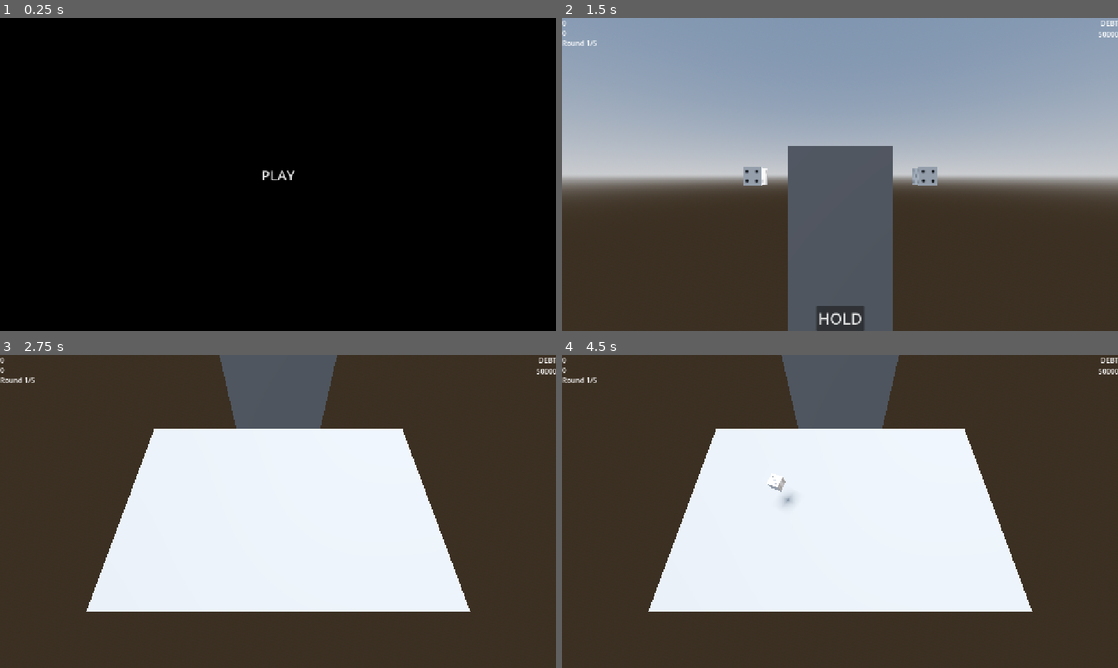
Above: before the commit, frames 1-4 (two rows, left to right).
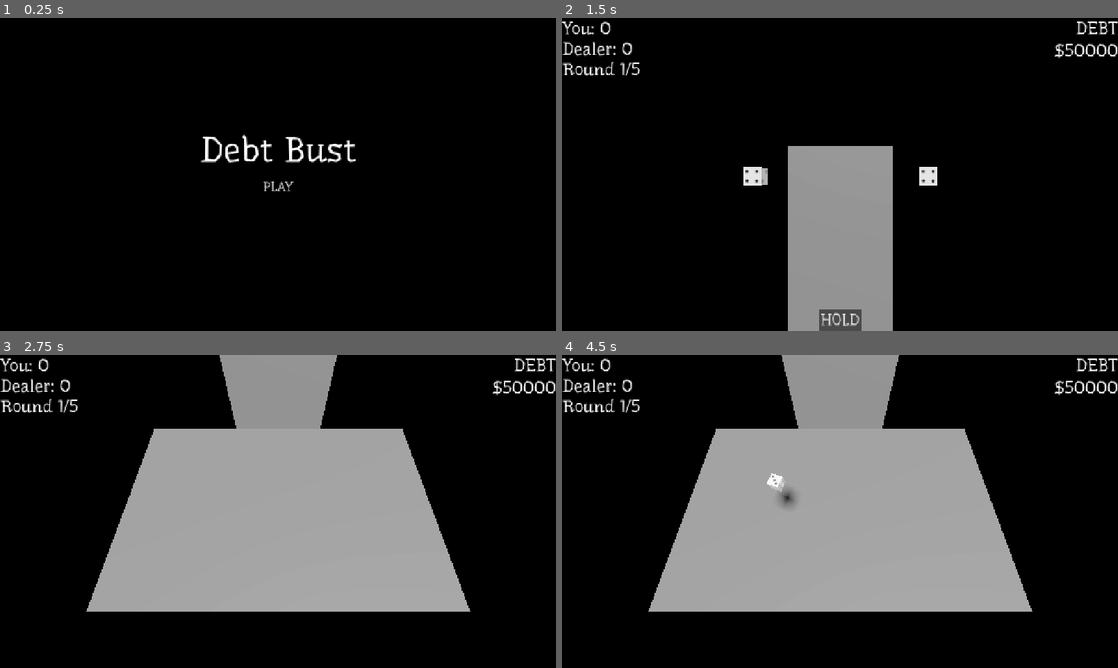
Above: after the commit, the same moments.

Repository: JAMES-535/ludum-dare-57
Game: Godot game, scene res://scenes/title.tscn
Same seed, same stepped clock (60 frames per second), same inputs: the game is played once before the commit and once after it.
Inputs (mouse positions are in pixels of both pictures, inside the frame that each line leads up to):
- Up to frame 1 (0.25 s): no input
- Up to frame 2 (1.5 s): click "PLAY" at 0.5 s; click "SKIP" at 1.25 s
- Up to frame 3 (2.75 s): click "HOLD" at 2 s
- Up to frame 4 (4.5 s): tap Enter at 2.75, 4.25 s; move the mouse to (962, 495) at 2.77 s; hold D (right) 2.78-3.5 s; click (962, 495) at 2.85 s; tap Space (jump) at 3.02, 3.5 s; drag from (728, 527) to (812, 574) at 3.52 s; move the mouse to (895, 442) at 4.27 s; hold D (right) from 4.28 s (still down); tap O at 4.35 s

The runs differ from the first frame. In frame 1, 1.0% of the frame differs, in the area x 36-64%, y 37-56%; in frame 2, 100%, in the area x 0-100%, y 0-100%; in frame 3, 100%; in frame 4, 100%.

Commit message:
Visual and debt change

Diff:
--- /dev/null
+++ b/fonts/main_theme.tres
@@ -0,0 +1,7 @@
+[gd_resource type="Theme" load_steps=2 format=3 uid="uid://brsy2y5wrysqn"]
+
+[ext_resource type="FontFile" uid="uid://c1roruqqi1dl" path="res://fonts/Underdog-Regular.ttf" id="1_7fxfc"]
+
+[resource]
+default_font = ExtResource("1_7fxfc")
+default_font_size = 40
--- a/scenes/table.tscn
+++ b/scenes/table.tscn
@@ -6,9 +6,13 @@
 [ext_resource type="Script" uid="uid://dptr4ogfvyij" path="res://scripts/hand.gd" id="3_olh0b"]
 [ext_resource type="Resource" uid="uid://bb1rcgacxdxqj" path="res://dice/6-sided-basic-die.tres" id="3_ov7a8"]
 [ext_resource type="Script" uid="uid://dbm2hfsrxjyue" path="res://scripts/table.gd" id="4_2f5gb"]
+[ext_resource type="Theme" uid="uid://brsy2y5wrysqn" path="res://fonts/main_theme.tres" id="4_g0e7t"]
 [ext_resource type="Script" uid="uid://m0yd56lxy03t" path="res://scripts/points_per_round_label.gd" id="4_ov7a8"]
 [ext_resource type="Script" uid="uid://468bq4ify1fu" path="res://scripts/hold_button.gd" id="5_e1moh"]
 [ext_resource type="Script" uid="uid://6exeaqc15t8x" path="res://scripts/dealer.gd" id="7_docs3"]
+[ext_resource type="FontFile" uid="uid://c1roruqqi1dl" path="res://fonts/Underdog-Regular.ttf" id="11_vm5w8"]
+[ext_resource type="AudioStream" uid="uid://4sx72osrkshv" path="res://sounds/talk_sounds.wav" id="12_vm5w8"]
+[ext_resource type="AudioStream" uid="uid://tpgvolivbckt" path="res://sounds/grab.wav" id="13_5qpul"]
 
 [sub_resource type="ProceduralSkyMaterial" id="ProceduralSkyMaterial_x8522"]
 sky_horizon_color = Color(0.662243, 0.671743, 0.686743, 1)
@@ -18,7 +22,7 @@
 sky_material = SubResource("ProceduralSkyMaterial_x8522")
 
 [sub_resource type="Environment" id="Environment_u03e6"]
-background_mode = 2
+background_mode = 1
 sky = SubResource("Sky_olh0b")
 tonemap_mode = 2
 glow_enabled = true
@@ -59,7 +63,7 @@
 die_list = Array[ExtResource("2_2f5gb")]([ExtResource("3_ov7a8")])
 
 [node name="DirectionalLight3D" type="DirectionalLight3D" parent="."]
-transform = Transform3D(-0.866023, -0.433016, 0.250001, 0, 0.499998, 0.866027, -0.500003, 0.749999, -0.43301, 0, 0, 0)
+transform = Transform3D(-0.866024, -0.433016, 0.250001, 0.452238, -0.465083, 0.761037, -0.21327, 0.772136, 0.598601, 0, 0, 0)
 shadow_enabled = true
 
 [node name="WorldEnvironment" type="WorldEnvironment" parent="."]
@@ -74,6 +78,7 @@
 offset_left = -164.0
 offset_bottom = 68.0
 grow_horizontal = 0
+theme = ExtResource("4_g0e7t")
 text = "DEBT:
 $100,000"
 horizontal_alignment = 2
@@ -81,22 +86,25 @@
 [node name="PointsPerRound" type="Label" parent="UI"]
 offset_right = 40.0
 offset_bottom = 23.0
+theme = ExtResource("4_g0e7t")
 theme_override_colors/font_color = Color(1, 1, 1, 1)
 text = "0"
 script = ExtResource("4_ov7a8")
 
 [node name="OpPointsPerRound" type="Label" parent="UI"]
-offset_top = 23.0
+offset_top = 47.0
 offset_right = 40.0
-offset_bottom = 46.0
+offset_bottom = 94.0
+theme = ExtResource("4_g0e7t")
 theme_override_colors/font_color = Color(1, 1, 1, 1)
 text = "0"
 script = ExtResource("4_ov7a8")
 
 [node name="Round" type="Label" parent="UI"]
-offset_top = 46.0
-offset_right = 79.0
-offset_bottom = 69.0
+offset_top = 94.0
+offset_right = 193.0
+offset_bottom = 141.0
+theme = ExtResource("4_g0e7t")
 theme_override_colors/font_color = Color(1, 1, 1, 1)
 text = "Round 0/5"
 
@@ -120,6 +128,7 @@
 offset_right = 27.0
 grow_horizontal = 2
 grow_vertical = 0
+theme = ExtResource("4_g0e7t")
 theme_override_font_sizes/font_size = 36
 text = "HOLD"
 script = ExtResource("5_e1moh")
@@ -223,11 +232,12 @@
 transform = Transform3D(1, 0, 0, 0, 1, 0, 0, 0, 1, 0, -0.968444, 0)
 mesh = SubResource("BoxMesh_olh0b")
 
-[node name="RightHand" type="Area3D" parent="Dealer" node_paths=PackedStringArray("roller", "op_roller")]
+[node name="RightHand" type="Area3D" parent="Dealer" node_paths=PackedStringArray("roller", "op_roller", "grab_sound")]
 transform = Transform3D(1, 0, 0, 0, 1, 0, 0, 0, 1, 0.732366, 0, 0.690949)
 script = ExtResource("3_olh0b")
 roller = NodePath("../Roller")
 op_roller = NodePath("../OpRoller")
+grab_sound = NodePath("../GrabSound")
 
 [node name="CollisionShape3D" type="CollisionShape3D" parent="Dealer/RightHand"]
 shape = SubResource("BoxShape3D_u03e6")
@@ -236,28 +246,31 @@
 transform = Transform3D(0.988526, 0, -0.151054, 0, 1, 0, 0.151054, 0, 0.988526, -0.387889, 0, 0.907255)
 
 [node name="DieName" type="Label3D" parent="Dealer/RightHand"]
-transform = Transform3D(0.95327, 0, -0.30212, 0, 1, 0, 0.30212, 0, 0.95327, 0, 0.229761, 0)
+transform = Transform3D(0.14299, 0, -0.045318, 0, 0.15, 0, 0.045318, 0, 0.14299, 0, 0.229761, 0)
 visible = false
 text = "Name"
-font_size = 16
+font = ExtResource("11_vm5w8")
+font_size = 86
 outline_size = 0
 
 [node name="DieDescription" type="Label3D" parent="Dealer/RightHand"]
-transform = Transform3D(0.857957, 0, -0.513721, 0, 1, 0, 0.513721, 0, 0.857957, 0.212525, 0.167492, 0.0372374)
+transform = Transform3D(0.0857957, 0, -0.0513721, 0, 0.1, 0, 0.0513721, 0, 0.0857957, 0.212525, 0.167492, 0.0372374)
 visible = false
 text = "Lorem ipsum dolor sit amet, consectetur adipiscing elit, sed do eiusmod tempor incididunt ut labore et dolore magna aliqua. Ut enim ad minim veniam, quis nostrud exercitation ullamco laboris nisi ut aliquip ex ea commodo consequat."
-font_size = 8
+font = ExtResource("11_vm5w8")
+font_size = 86
 outline_size = 0
 horizontal_alignment = 0
 vertical_alignment = 0
 autowrap_mode = 2
-width = 100.0
-
-[node name="LeftHand" type="Area3D" parent="Dealer" node_paths=PackedStringArray("roller", "op_roller")]
+width = 1000.0
+
+[node name="LeftHand" type="Area3D" parent="Dealer" node_paths=PackedStringArray("roller", "op_roller", "grab_sound")]
 transform = Transform3D(1, 0, 0, 0, 1, 0, 0, 0, 1, -0.732, 0, 0.691)
 script = ExtResource("3_olh0b")
 roller = NodePath("../Roller")
 op_roller = NodePath("../OpRoller")
+grab_sound = NodePath("../GrabSound")
 
 [node name="CollisionShape3D" type="CollisionShape3D" parent="Dealer/LeftHand"]
 shape = SubResource("BoxShape3D_u03e6")
@@ -266,22 +279,24 @@
 transform = Transform3D(0.988494, 0, 0.151261, 0, 1, 0, -0.151261, 0, 0.988494, 0.388, 0, 0.907)
 
 [node name="DieName" type="Label3D" parent="Dealer/LeftHand"]
-transform = Transform3D(0.953191, 0, 0.30237, 0, 1, 0, -0.30237, 0, 0.953191, 0, 0.229761, 0)
+transform = Transform3D(0.142979, 0, 0.0453555, 0, 0.15, 0, -0.0453555, 0, 0.142979, 0, 0.229761, 0)
 visible = false
 text = "Name"
-font_size = 16
+font = ExtResource("11_vm5w8")
+font_size = 86
 outline_size = 0
 
 [node name="DieDescription" type="Label3D" parent="Dealer/LeftHand"]
-transform = Transform3D(0.858065, 0, 0.513541, 0, 1, 0, -0.513541, 0, 0.858065, -0.593, 0.167, 0.265)
+transform = Transform3D(0.0858065, 0, 0.0513541, 0, 0.1, 0, -0.0513541, 0, 0.0858065, -0.593, 0.167, 0.265)
 visible = false
 text = "Lorem ipsum dolor sit amet, consectetur adipiscing elit, sed do eiusmod tempor incididunt ut labore et dolore magna aliqua. Ut enim ad minim veniam, quis nostrud exercitation ullamco laboris nisi ut aliquip ex ea commodo consequat."
-font_size = 8
+font = ExtResource("11_vm5w8")
+font_size = 86
 outline_size = 0
 horizontal_alignment = 0
 vertical_alignment = 0
 autowrap_mode = 2
-width = 100.0
+width = 1000.0
 
 [node name="Roller" type="Node3D" parent="Dealer"]
 transform = Transform3D(1, 0, 0, 0, 1, 0, 0, 0, 1, 1.58442, 1.58351, 0)
@@ -292,8 +307,16 @@
 top_level = true
 
 [node name="Speech" type="Label3D" parent="Dealer"]
-transform = Transform3D(1, 0, 0, 0, 0.963574, 0.26744, 0, -0.26744, 0.963574, 0, -0.597894, 1.35785)
+transform = Transform3D(0.1, 0, 0, 0, 0.0963574, 0.026744, 0, -0.026744, 0.0963574, 0, -0.597894, 1.35785)
 text = "Test text for speech"
-font_size = 16
+font = ExtResource("11_vm5w8")
+font_size = 196
+outline_size = 0
 autowrap_mode = 2
-width = 300.0
+width = 1800.0
+
+[node name="SpeechSound" type="AudioStreamPlayer3D" parent="Dealer"]
+stream = ExtResource("12_vm5w8")
+
+[node name="GrabSound" type="AudioStreamPlayer3D" parent="Dealer"]
+stream = ExtResource("13_5qpul")
--- a/scenes/talking.tscn
+++ b/scenes/talking.tscn
@@ -1,12 +1,15 @@
-[gd_scene load_steps=3 format=3 uid="uid://7xau77rl1c3q"]
+[gd_scene load_steps=5 format=3 uid="uid://7xau77rl1c3q"]
 
 [ext_resource type="Script" uid="uid://ckaimu6ra1um1" path="res://scripts/intro_scene.gd" id="1_on3p8"]
 [ext_resource type="Script" uid="uid://bwto5ucvx87u" path="res://scripts/skip_intro.gd" id="2_6x0qg"]
+[ext_resource type="Theme" uid="uid://brsy2y5wrysqn" path="res://fonts/main_theme.tres" id="2_g5srb"]
+[ext_resource type="AudioStream" uid="uid://4sx72osrkshv" path="res://sounds/talk_sounds.wav" id="4_1cjlm"]
 
 [node name="Talking" type="Node2D"]
 
-[node name="CanvasLayer" type="CanvasLayer" parent="."]
+[node name="CanvasLayer" type="CanvasLayer" parent="." node_paths=PackedStringArray("audio_player")]
 script = ExtResource("1_on3p8")
+audio_player = NodePath("../AudioStreamPlayer")
 
 [node name="ColorRect" type="ColorRect" parent="CanvasLayer"]
 anchors_preset = 15
@@ -26,6 +29,7 @@
 offset_top = -31.0
 grow_horizontal = 0
 grow_vertical = 0
+theme = ExtResource("2_g5srb")
 theme_override_colors/font_color = Color(0, 0, 0, 1)
 theme_override_font_sizes/font_size = 41
 text = "SKIP"
@@ -38,8 +42,12 @@
 anchor_bottom = 1.0
 grow_horizontal = 2
 grow_vertical = 2
+theme = ExtResource("2_g5srb")
 theme_override_font_sizes/font_size = 76
 text = "You're in deep, kid."
 horizontal_alignment = 1
 vertical_alignment = 1
 autowrap_mode = 2
+
+[node name="AudioStreamPlayer" type="AudioStreamPlayer" parent="."]
+stream = ExtResource("4_1cjlm")
--- a/scenes/title.tscn
+++ b/scenes/title.tscn
@@ -1,19 +1,32 @@
-[gd_scene load_steps=3 format=3 uid="uid://5ggiry635jy4"]
+[gd_scene load_steps=7 format=3 uid="uid://5ggiry635jy4"]
 
 [ext_resource type="Script" uid="uid://ckb1butt3xg34" path="res://scripts/play_button.gd" id="1_4ignj"]
+[ext_resource type="Theme" uid="uid://brsy2y5wrysqn" path="res://fonts/main_theme.tres" id="1_p6dhs"]
 [ext_resource type="PackedScene" uid="uid://7xau77rl1c3q" path="res://scenes/talking.tscn" id="2_wosw1"]
 
-[node name="Title" type="Node2D"]
+[sub_resource type="ProceduralSkyMaterial" id="ProceduralSkyMaterial_p6dhs"]
+sky_horizon_color = Color(0.662243, 0.671743, 0.686743, 1)
+ground_horizon_color = Color(0.662243, 0.671743, 0.686743, 1)
+
+[sub_resource type="Sky" id="Sky_pyl7j"]
+sky_material = SubResource("ProceduralSkyMaterial_p6dhs")
+
+[sub_resource type="Environment" id="Environment_b3w7a"]
+background_mode = 1
+sky = SubResource("Sky_pyl7j")
+tonemap_mode = 2
+glow_enabled = true
+
+[node name="Title" type="Node3D"]
+
+[node name="DirectionalLight3D" type="DirectionalLight3D" parent="."]
+transform = Transform3D(-0.866025, -0.433013, 0.25, 0, 0.5, 0.866025, -0.5, 0.75, -0.433013, 0, 0, 0)
+shadow_enabled = true
+
+[node name="WorldEnvironment" type="WorldEnvironment" parent="."]
+environment = SubResource("Environment_b3w7a")
 
 [node name="UI" type="CanvasLayer" parent="."]
-
-[node name="ColorRect" type="ColorRect" parent="UI"]
-anchors_preset = 15
-anchor_right = 1.0
-anchor_bottom = 1.0
-grow_horizontal = 2
-grow_vertical = 2
-color = Color(0, 0, 0, 1)
 
 [node name="Play" type="Button" parent="UI"]
 anchors_preset = 8
@@ -21,14 +34,33 @@
 anchor_top = 0.5
 anchor_right = 0.5
 anchor_bottom = 0.5
-offset_left = -4.0
-offset_top = -4.0
-offset_right = 4.0
-offset_bottom = 4.0
+offset_left = -39.0
+offset_top = 4.5
+offset_right = 39.0
+offset_bottom = 50.5
 grow_horizontal = 2
 grow_vertical = 2
+theme = ExtResource("1_p6dhs")
 theme_override_font_sizes/font_size = 32
 text = "PLAY"
 flat = true
 script = ExtResource("1_4ignj")
 game_scene = ExtResource("2_wosw1")
+
+[node name="Title" type="Label" parent="UI"]
+anchors_preset = 8
+anchor_left = 0.5
+anchor_top = 0.5
+anchor_right = 0.5
+anchor_bottom = 0.5
+offset_left = -180.0
+offset_top = -103.0
+offset_right = 180.0
+offset_bottom = -9.0
+grow_horizontal = 2
+grow_vertical = 2
+theme = ExtResource("1_p6dhs")
+theme_override_font_sizes/font_size = 81
+text = "Debt Bust"
+
+[node name="Camera3D" type="Camera3D" parent="."]
--- a/scripts/dealer.gd
+++ b/scripts/dealer.gd
@@ -4,6 +4,7 @@
 signal done_talking
 
 @onready var speech : Label3D = $Speech
+@onready var audio_player : AudioStreamPlayer3D = $SpeechSound
 
 func _ready() -> void:
 	speech.text = ""
@@ -16,6 +17,8 @@
 
 	for c in piece:
 		speech.text += c
+		audio_player.pitch_scale = randf_range(0.5, 1.5)
+		audio_player.play()
 		await get_tree().create_timer(0.05).timeout
 
 	await get_tree().create_timer(3.0).timeout
--- a/scripts/game_manager.gd
+++ b/scripts/game_manager.gd
@@ -50,10 +50,10 @@
 	else:
 		queue_free()
 
-func _process(delta: float) -> void:
-	debt_display.text = "DEBT\n" + str(debt)
-	ppr_label.text = str(points)
-	op_ppr_label.text = str(op_points)
+func _process(_delta: float) -> void:
+	debt_display.text = "DEBT\n$" + str(debt)
+	ppr_label.text = "You: " + str(points)
+	op_ppr_label.text = "Dealer: " + str(op_points)
 	round_label.text = "Round " + str(round) + "/5"
 
 	if OS.is_debug_build():
@@ -106,13 +106,13 @@
 func check_game_over():
 	if round > 5 or debt == 0 or points > 19 or op_points > 19:
 		if points > 19 or (points < op_points and op_points <= 19):
-			debt += 5000
+			debt += 10000
 		else:
 			debt -= 10000
 		if debt < 0:
 			debt = 0
 
-		if debt >= 200000:
+		if debt >= 100000:
 			game_over = true
 		elif debt == 0:
 			game_win = true
--- a/scripts/hand.gd
+++ b/scripts/hand.gd
@@ -5,6 +5,7 @@
 @onready var description_label : Label3D = $DieDescription
 @export var roller : Node3D
 @export var op_roller : Node3D
+@export var grab_sound : AudioStreamPlayer3D
 
 var current_die : Die
 var die_mesh : Node3D
@@ -46,6 +47,7 @@
 		GameManager.instance.state = GameManager.instance.PlayerState.ROLLING
 		await get_tree().create_timer(0.5).timeout
 		die_mesh.visible = false
+		grab_sound.play()
 		await get_tree().create_timer(1.0).timeout
 		GameManager.instance.player.look_down()
 		await get_tree().create_timer(4.0).timeout
--- a/scripts/intro_scene.gd
+++ b/scripts/intro_scene.gd
@@ -3,8 +3,9 @@
 signal done_talking
 
 @onready var label : Label = $Label
+@onready var game : PackedScene = load("res://scenes/table.tscn")
 
-@onready var game : PackedScene = load("res://scenes/table.tscn")
+@export var audio_player : AudioStreamPlayer
 
 func _ready() -> void:
 	label.text = ""
@@ -15,15 +16,15 @@
 	await done_talking
 	say("Let's roll some dice.")
 	await done_talking
-	say("Each round we get five dice.")
+	say("Each round we get five rolls.")
 	await done_talking
 	say("Try not to roll over 19.")
 	await done_talking
 	say("Do that while rolling less than me,")
 	await done_talking
-	say("and I'll take five grand off your debt.")
+	say("and I'll take ten grand off your debt.")
 	await done_talking
-	say("Fail and I'll add two grand more.")
+	say("Fail and I'll add ten grand more.")
 	await done_talking
 	say("Double your debt and I own you.")
 	await done_talking
@@ -33,6 +34,8 @@
 func say(piece : String):
 	for c in piece:
 		label.text += c
+		audio_player.pitch_scale = randf_range(0.5, 1.5)
+		audio_player.play()
 		await get_tree().create_timer(0.05).timeout
 
 	await get_tree().create_timer(3.0).timeout
Binary file added: fonts/Underdog-Regular.ttf
Not shown, added: fonts/Underdog-Regular.ttf.import
Not shown: 1 places in scenes/table.tscn that only renumber resources
Not shown, added: sounds/grab.wav.import
Not shown, added: sounds/talk_sounds.wav.import
Not shown, added: sounds/grab.wav
Not shown, added: sounds/talk_sounds.wav
